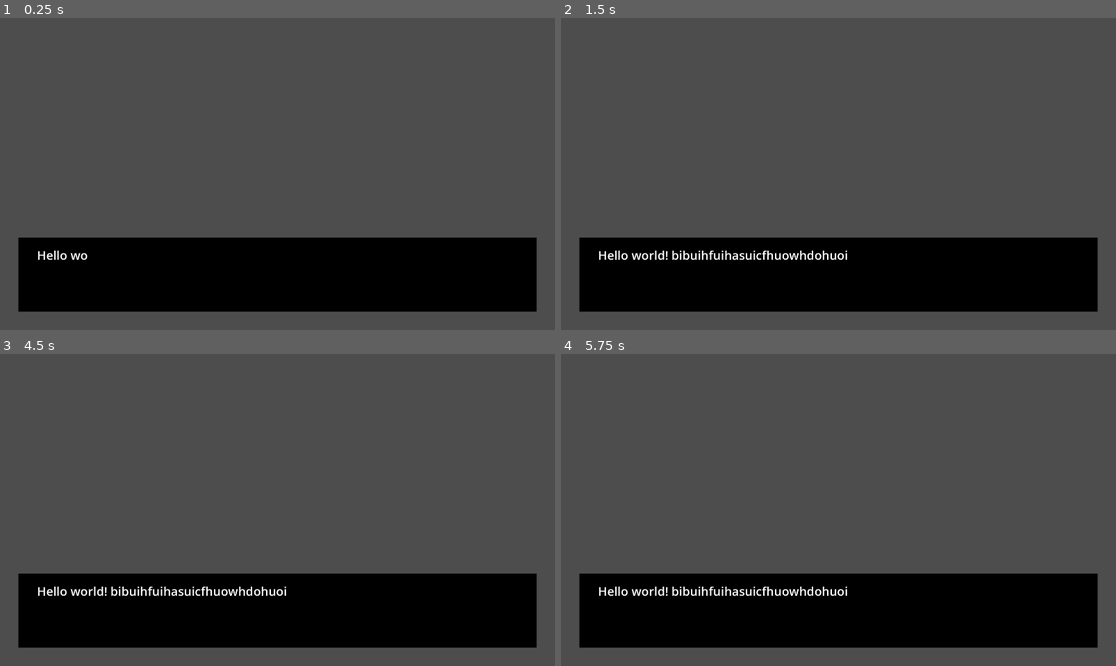
Above: before the commit, frames 1-4 (two rows, left to right).
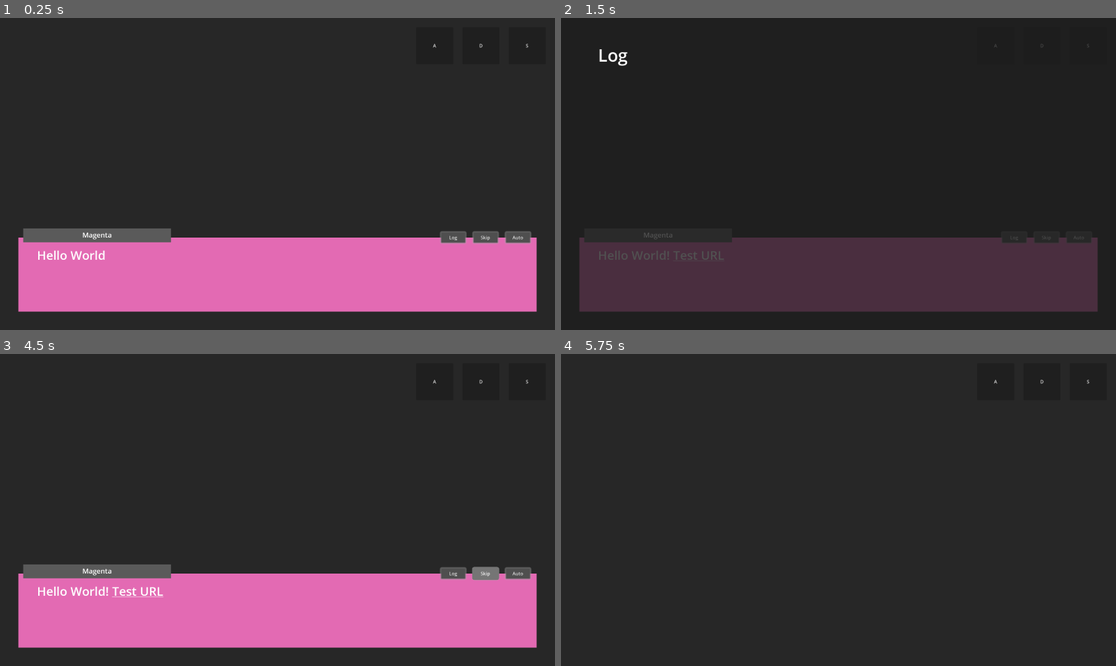
Above: after the commit, the same moments.

Repository: SaturdayMilkshake/pesticide-game
Game: Godot game, scene res://scenes/stage/stage.tscn
Same seed, same stepped clock (60 frames per second), same inputs: the game is played once before the commit and once after it. This scene is started directly instead of the project's main scene.
Inputs (mouse positions are in pixels of both pictures, inside the frame that each line leads up to):
- Up to frame 1 (0.25 s): no input
- Up to frame 2 (1.5 s): click (1016, 236) at 0.5 s, where only the run after the commit has a clickable "Log"; click (1077, 236) at 1.25 s, where only the run after the commit has a clickable "Auto"
- Up to frame 3 (4.5 s): click (432, 382) at 2 s, where only the run after the commit has a clickable "A"; click (482, 382) at 2.75 s, where only the run after the commit has a clickable "D"; click (527, 382) at 3.5 s, where only the run after the commit has a clickable "S"; click (488, 572) at 4.25 s, where only the run after the commit has a clickable "Skip"
- Up to frame 4 (5.75 s): click (1049, 572) at 5 s, where only the run after the commit has a clickable "Skip"

The runs differ from the first frame. In frame 1, 99% of the frame differs, in the area x 0-100%, y 0-100%; in frame 2, 100%; in frame 3, 99%; in frame 4, 100%.

Commit message:
add basic managers for dialogue

Diff:
--- a/project.godot
+++ b/project.godot
@@ -12,10 +12,15 @@
 
 config/name="Pesticide Game"
 config/version="0.1.0"
-run/main_scene="res://scenes/title_screen/title_screen.tscn"
+run/main_scene="uid://h3b2wv4b5mqh"
 config/use_custom_user_dir=true
 config/features=PackedStringArray("4.4", "GL Compatibility")
 config/icon="res://icon.svg"
+
+[autoload]
+
+DataHandler="*res://scripts/data_handler.gd"
+SignalHandler="*res://scripts/signal_handler.gd"
 
 [display]
 
--- /dev/null
+++ b/scenes/managers/dialogue_file_manager/dialogue_file_manager.gd
@@ -0,0 +1,4 @@
+extends Node
+
+func _ready() -> void:
+	pass
--- /dev/null
+++ b/scenes/managers/dialogue_file_manager/dialogue_file_manager.tscn
@@ -0,0 +1,6 @@
+[gd_scene load_steps=2 format=3 uid="uid://b6fy1ne8ob27p"]
+
+[ext_resource type="Script" uid="uid://dewaxmb413w17" path="res://scenes/managers/dialogue_file_manager/dialogue_file_manager.gd" id="1_3mqcr"]
+
+[node name="DialogueFileManager" type="Node"]
+script = ExtResource("1_3mqcr")
--- a/scenes/managers/dialogue_manager/dialogue_manager.gd
+++ b/scenes/managers/dialogue_manager/dialogue_manager.gd
@@ -3,10 +3,25 @@
 ##Controls how many characters are displayed per second.
 @export var chars_per_second: int = 30
 
-@onready var text_label: Node = $TextLabel
+@onready var text_label: Node = $DialogueBox/TextLabel
+@onready var character_label: Node = $DialogueBox/CharacterLabel
 
-var dialogue: Array[String] = ["Hello world! bibuihfuihasuicfhuowhdohuoi", "This dialogue system is working now! Neat!", "Goodbye!"]
+@onready var timer: Node = $DialogueBox/Timer
+@onready var animation_player: Node = $AnimationPlayer
+
+var example_dialogue: Dictionary = {
+	"character": "Magenta",
+	"dialogue": "Hello!",
+}
+
+var word_definitions: Dictionary = {
+	"Test URL": "A basic example of a description.",
+}
+
+var dialogue: Array[Dictionary] = [{"character": "Magenta", "dialogue": "Hello World! [url]Test URL[/url]"}, {"character": "Magenta", "dialogue": "This dialogue system is working now! Neat!"}, {"character": "Blue", "dialogue": "Goodbye!"}]
 var current_dialogue_index: int = 0
+
+var auto_mode_active: bool = false
 
 enum TextBoxState {
 	READY,
@@ -18,6 +33,8 @@
 
 var text_box_state: int = TextBoxState.READING
 
+signal log_showing_requested
+
 func _ready() -> void:
 	initiate_dialogue(dialogue)
 	advance_dialogue()
@@ -26,38 +43,75 @@
 	if Input.is_action_just_pressed("ui_accept"):
 		match text_box_state:
 			TextBoxState.READY:
-				text_box_state = TextBoxState.READING
 				advance_dialogue()
 			TextBoxState.READING:
 				skip_playing_dialogue()
-				if current_dialogue_index >= dialogue.size():
-					text_box_state = TextBoxState.FINISHED
-				else:
-					text_box_state = TextBoxState.READY
 			TextBoxState.FINISHED:
-				pass
+				animation_player.play("HideDialogue")
 
-func initiate_dialogue(dialogue: Array[String]) -> void:
+func initiate_dialogue(_dialogue: Array[Dictionary]) -> void:
 	current_dialogue_index = 0
 
 func advance_dialogue() -> void:
-	text_label.visible_characters = 0
+	if current_dialogue_index >= dialogue.size():
+		print_debug("Cannot advance dialogue, index exceeded size!")
+	else:
+		text_box_state = TextBoxState.READING
+		text_label.visible_characters = 0
 
-	text_label.text = dialogue[current_dialogue_index]
+		character_label.text = dialogue[current_dialogue_index]["character"]
+		text_label.text = dialogue[current_dialogue_index]["dialogue"]
 
-	dialogue_tween.kill()
-	dialogue_tween = create_tween()
-	dialogue_tween.connect("finished", dialogue_tween_finished)
-	dialogue_tween.tween_property(text_label, "visible_characters", dialogue[current_dialogue_index].length(), (1.0 / chars_per_second) * (text_label.get_total_character_count()))
-	dialogue_tween.tween_callback(func() -> void: text_box_state = TextBoxState.READY)
-	current_dialogue_index += 1
+		dialogue_tween.kill()
+		dialogue_tween = create_tween()
+		dialogue_tween.connect("finished", dialogue_tween_finished)
+		dialogue_tween.tween_property(text_label, "visible_characters", dialogue[current_dialogue_index]["dialogue"].length(), (1.0 / chars_per_second) * (text_label.get_total_character_count()))
+		dialogue_tween.tween_callback(func() -> void: text_box_state = TextBoxState.READY)
+		current_dialogue_index += 1
 
 func skip_playing_dialogue() -> void:
 	dialogue_tween.kill()
 	text_label.visible_ratio = 1.0
+	if current_dialogue_index >= dialogue.size():
+		text_box_state = TextBoxState.FINISHED
+	else:
+		text_box_state = TextBoxState.READY
 
 func dialogue_tween_finished() -> void:
 	if current_dialogue_index >= dialogue.size():
 		text_box_state = TextBoxState.FINISHED
 	else:
 		text_box_state = TextBoxState.READY
+		if auto_mode_active:
+			timer.start()
+
+func activate_auto_mode() -> void:
+	pass
+
+func _on_auto_pressed() -> void:
+	if !auto_mode_active:
+		auto_mode_active = true
+		match text_box_state:
+			TextBoxState.READY:
+				advance_dialogue()
+			TextBoxState.READING:
+				skip_playing_dialogue()
+				timer.start()
+	else:
+		auto_mode_active = false
+
+func _on_skip_pressed() -> void:
+	text_box_state = TextBoxState.FINISHED
+	animation_player.play("HideDialogue")
+
+func _on_log_pressed() -> void:
+	emit_signal("log_showing_requested")
+
+func _on_timer_timeout() -> void:
+	advance_dialogue()
+
+func _on_text_label_meta_clicked(meta: Variant) -> void:
+	if word_definitions.has(meta):
+		print(word_definitions[meta])
+	else:
+		print("No definition set.")
--- a/scenes/managers/dialogue_manager/dialogue_manager.tscn
+++ b/scenes/managers/dialogue_manager/dialogue_manager.tscn
@@ -1,6 +1,69 @@
-[gd_scene load_steps=2 format=3 uid="uid://bkg48ip2pojym"]
+[gd_scene load_steps=6 format=3 uid="uid://bkg48ip2pojym"]
 
 [ext_resource type="Script" uid="uid://btys7rq8kgkh2" path="res://scenes/managers/dialogue_manager/dialogue_manager.gd" id="1_g3jrk"]
+[ext_resource type="Theme" uid="uid://cfe5ygomt3n1n" path="res://styles/default_theme.tres" id="2_56vqo"]
+
+[sub_resource type="Animation" id="Animation_56vqo"]
+resource_name = "HideDialogue"
+length = 0.3
+step = 0.05
+tracks/0/type = "value"
+tracks/0/imported = false
+tracks/0/enabled = true
+tracks/0/path = NodePath("DialogueBox:position")
+tracks/0/interp = 1
+tracks/0/loop_wrap = true
+tracks/0/keys = {
+"times": PackedFloat32Array(0, 0.3),
+"transitions": PackedFloat32Array(1, 3.24901),
+"update": 0,
+"values": [Vector2(0, 0), Vector2(0, 128)]
+}
+tracks/1/type = "value"
+tracks/1/imported = false
+tracks/1/enabled = true
+tracks/1/path = NodePath("DialogueBox:modulate")
+tracks/1/interp = 1
+tracks/1/loop_wrap = true
+tracks/1/keys = {
+"times": PackedFloat32Array(0, 0.3),
+"transitions": PackedFloat32Array(1, 1),
+"update": 0,
+"values": [Color(1, 1, 1, 1), Color(1, 1, 1, 0)]
+}
+
+[sub_resource type="Animation" id="Animation_gv2nn"]
+length = 0.001
+tracks/0/type = "value"
+tracks/0/imported = false
+tracks/0/enabled = true
+tracks/0/path = NodePath("DialogueBox:position")
+tracks/0/interp = 1
+tracks/0/loop_wrap = true
+tracks/0/keys = {
+"times": PackedFloat32Array(0),
+"transitions": PackedFloat32Array(1),
+"update": 0,
+"values": [Vector2(0, 0)]
+}
+tracks/1/type = "value"
+tracks/1/imported = false
+tracks/1/enabled = true
+tracks/1/path = NodePath("DialogueBox:modulate")
+tracks/1/interp = 1
+tracks/1/loop_wrap = true
+tracks/1/keys = {
+"times": PackedFloat32Array(0),
+"transitions": PackedFloat32Array(1),
+"update": 0,
+"values": [Color(1, 1, 1, 1)]
+}
+
+[sub_resource type="AnimationLibrary" id="AnimationLibrary_gv2nn"]
+_data = {
+&"HideDialogue": SubResource("Animation_56vqo"),
+&"RESET": SubResource("Animation_gv2nn")
+}
 
 [node name="DialogueManager" type="Control"]
 layout_mode = 3
@@ -10,18 +73,84 @@
 offset_bottom = 7.59999
 grow_horizontal = 2
 grow_vertical = 2
+theme = ExtResource("2_56vqo")
 script = ExtResource("1_g3jrk")
 
-[node name="TextBoxBackground" type="ColorRect" parent="."]
+[node name="AnimationPlayer" type="AnimationPlayer" parent="."]
+libraries = {
+&"": SubResource("AnimationLibrary_gv2nn")
+}
+
+[node name="DialogueBox" type="Control" parent="."]
+anchors_preset = 0
+offset_right = 1792.0
+offset_bottom = 256.0
+
+[node name="TextBoxBackground" type="ColorRect" parent="DialogueBox"]
 layout_mode = 0
 offset_right = 1792.0
 offset_bottom = 256.0
-color = Color(0, 0, 0, 1)
+color = Color(0.88815, 0.417115, 0.701572, 1)
 
-[node name="TextLabel" type="Label" parent="."]
+[node name="TextLabel" type="RichTextLabel" parent="DialogueBox"]
 layout_mode = 0
 offset_left = 64.0
 offset_top = 32.0
 offset_right = 1728.0
 offset_bottom = 224.0
-theme_override_font_sizes/font_size = 42
+theme_override_font_sizes/normal_font_size = 42
+bbcode_enabled = true
+
+[node name="Log" type="Button" parent="DialogueBox"]
+layout_mode = 0
+offset_left = 1456.0
+offset_top = -24.0
+offset_right = 1552.0
+offset_bottom = 24.0
+focus_mode = 0
+text = "Log"
+
+[node name="Skip" type="Button" parent="DialogueBox"]
+layout_mode = 0
+offset_left = 1568.0
+offset_top = -24.0
+offset_right = 1664.0
+offset_bottom = 24.0
+focus_mode = 0
+text = "Skip"
+
+[node name="Auto" type="Button" parent="DialogueBox"]
+layout_mode = 0
+offset_left = 1680.0
+offset_top = -24.0
+offset_right = 1776.0
+offset_bottom = 24.0
+focus_mode = 0
+text = "Auto"
+
+[node name="CharacterLabelBackground" type="ColorRect" parent="DialogueBox"]
+layout_mode = 0
+offset_left = 16.0
+offset_top = -32.0
+offset_right = 528.0
+offset_bottom = 16.0
+color = Color(0.353063, 0.353063, 0.353063, 1)
+
+[node name="CharacterLabel" type="Label" parent="DialogueBox"]
+layout_mode = 0
+offset_left = 32.0
+offset_top = -26.0
+offset_right = 512.0
+offset_bottom = 8.0
+theme_override_font_sizes/font_size = 24
+horizontal_alignment = 1
+vertical_alignment = 1
+
+[node name="Timer" type="Timer" parent="DialogueBox"]
+one_shot = true
+
+[connection signal="meta_clicked" from="DialogueBox/TextLabel" to="." method="_on_text_label_meta_clicked"]
+[connection signal="pressed" from="DialogueBox/Log" to="." method="_on_log_pressed"]
+[connection signal="pressed" from="DialogueBox/Skip" to="." method="_on_skip_pressed"]
+[connection signal="pressed" from="DialogueBox/Auto" to="." method="_on_auto_pressed"]
+[connection signal="timeout" from="DialogueBox/Timer" to="." method="_on_timer_timeout"]
--- /dev/null
+++ b/scenes/managers/game_manager/game_manager.gd
@@ -0,0 +1,8 @@
+extends Node
+
+@onready var dialogue_file_manager: Node = $DialogueFileManager
+@onready var dialogue_manager: Node = $DialogueManager
+@onready var log_manager: Node = $LogManager
+
+func _on_dialogue_manager_log_showing_requested() -> void:
+	log_manager.show_log()
--- /dev/null
+++ b/scenes/managers/game_manager/game_manager.tscn
@@ -0,0 +1,51 @@
+[gd_scene load_steps=5 format=3 uid="uid://b6l0abp45x6su"]
+
+[ext_resource type="Script" uid="uid://u4d6t5gv2n7g" path="res://scenes/managers/game_manager/game_manager.gd" id="1_imdmq"]
+[ext_resource type="PackedScene" uid="uid://c7ykebmwpg4o6" path="res://scenes/managers/log_manager/log_manager.tscn" id="1_kiihf"]
+[ext_resource type="PackedScene" uid="uid://b6fy1ne8ob27p" path="res://scenes/managers/dialogue_file_manager/dialogue_file_manager.tscn" id="2_6fqxo"]
+[ext_resource type="PackedScene" uid="uid://bkg48ip2pojym" path="res://scenes/managers/dialogue_manager/dialogue_manager.tscn" id="2_imdmq"]
+
+[node name="GameManager" type="Node"]
+script = ExtResource("1_imdmq")
+
+[node name="DialogueFileManager" parent="." instance=ExtResource("2_6fqxo")]
+
+[node name="Background" type="ColorRect" parent="."]
+offset_right = 1920.0
+offset_bottom = 1080.0
+color = Color(0.154876, 0.154876, 0.154876, 1)
+
+[node name="DialogueManager" parent="." instance=ExtResource("2_imdmq")]
+offset_left = 64.0
+offset_top = 760.0
+offset_right = 72.3199
+offset_bottom = 767.6
+
+[node name="AchievementsButton" type="Button" parent="."]
+offset_left = 1440.0
+offset_top = 32.0
+offset_right = 1568.0
+offset_bottom = 160.0
+focus_mode = 0
+text = "A"
+
+[node name="DictionaryButton" type="Button" parent="."]
+offset_left = 1600.0
+offset_top = 32.0
+offset_right = 1728.0
+offset_bottom = 160.0
+focus_mode = 0
+text = "D"
+
+[node name="SettingsButton" type="Button" parent="."]
+offset_left = 1760.0
+offset_top = 32.0
+offset_right = 1888.0
+offset_bottom = 160.0
+focus_mode = 0
+text = "S"
+
+[node name="LogManager" parent="." instance=ExtResource("1_kiihf")]
+visible = false
+
+[connection signal="log_showing_requested" from="DialogueManager" to="." method="_on_dialogue_manager_log_showing_requested"]
--- /dev/null
+++ b/scenes/managers/log_manager/log_manager.gd
@@ -0,0 +1,14 @@
+extends Control
+
+func _ready() -> void:
+	self.visible = false
+
+func show_log() -> void:
+	self.visible = true
+
+func hide_log() -> void:
+	self.visible = false
+
+func _on_gui_input(event: InputEvent) -> void:
+	if event is InputEventMouseButton && event.button_index == 1:
+		hide_log()
--- /dev/null
+++ b/scenes/managers/log_manager/log_manager.tscn
@@ -0,0 +1,35 @@
+[gd_scene load_steps=2 format=3 uid="uid://c7ykebmwpg4o6"]
+
+[ext_resource type="Script" uid="uid://3axtgfdac5nk" path="res://scenes/managers/log_manager/log_manager.gd" id="1_guclr"]
+
+[node name="LogManager" type="Control"]
+layout_mode = 3
+anchors_preset = 0
+offset_right = 1920.0
+offset_bottom = 1080.0
+script = ExtResource("1_guclr")
+
+[node name="Background" type="ColorRect" parent="."]
+layout_mode = 0
+offset_right = 1920.0
+offset_bottom = 1080.0
+color = Color(0.109804, 0.109804, 0.109804, 0.768627)
+
+[node name="Log" type="Label" parent="."]
+layout_mode = 0
+offset_left = 128.0
+offset_top = 64.0
+offset_right = 512.0
+offset_bottom = 192.0
+theme_override_font_sizes/font_size = 60
+text = "Log"
+vertical_alignment = 1
+
+[node name="ScrollContainer" type="ScrollContainer" parent="."]
+layout_mode = 0
+offset_left = 128.0
+offset_top = 192.0
+offset_right = 1792.0
+offset_bottom = 1016.0
+
+[connection signal="gui_input" from="." to="." method="_on_gui_input"]
--- /dev/null
+++ b/scenes/managers/scene_manager/scene_manager.gd
@@ -0,0 +1,22 @@
+extends Node2D
+
+var root_scene: Node = null
+
+@onready var animation_player: Node = $AnimationPlayer
+
+func ready() -> void:
+	SignalHandler.connect("scene_manager_change_scene", Callable(self, "change_scene"))
+	initialize_scene_manager()
+
+func initialize_scene_manager() -> void:
+	change_scene("res://scenes/title_screen/title_screen.tscn")
+
+func change_scene(path: String) -> void:
+	if FileAccess.file_exists(path):
+		if root_scene:
+			root_scene.queue_free()
+		var new_scene: Node = load(path).instantiate()
+		add_child(new_scene)
+		root_scene = new_scene
+	else:
+		print_debug("Cannot change scene, as %s does not exist." % path)
--- /dev/null
+++ b/scenes/managers/scene_manager/scene_manager.tscn
@@ -0,0 +1,8 @@
+[gd_scene load_steps=2 format=3 uid="uid://h3b2wv4b5mqh"]
+
+[ext_resource type="Script" uid="uid://cdq5w0m1x3ytu" path="res://scenes/managers/scene_manager/scene_manager.gd" id="1_570er"]
+
+[node name="SceneManager" type="Node2D"]
+script = ExtResource("1_570er")
+
+[node name="AnimationPlayer" type="AnimationPlayer" parent="."]
--- /dev/null
+++ b/scenes/splash_screen/splash_screen.tscn
@@ -0,0 +1,3 @@
+[gd_scene format=3 uid="uid://bn0f4fjhgqk1j"]
+
+[node name="SplashScreen" type="Node2D"]
--- a/scenes/stage/stage.tscn
+++ b/scenes/stage/stage.tscn
@@ -1,13 +1,9 @@
 [gd_scene load_steps=3 format=3 uid="uid://bv6o43ep8giuk"]
 
 [ext_resource type="Script" uid="uid://hr4eaui4ww4u" path="res://scenes/stage/stage.gd" id="1_ecxui"]
-[ext_resource type="PackedScene" uid="uid://bkg48ip2pojym" path="res://scenes/managers/dialogue_manager/dialogue_manager.tscn" id="2_erodg"]
+[ext_resource type="PackedScene" uid="uid://b6l0abp45x6su" path="res://scenes/managers/game_manager/game_manager.tscn" id="2_erodg"]
 
 [node name="Stage" type="Node2D"]
 script = ExtResource("1_ecxui")
 
-[node name="DialogueManager" parent="." instance=ExtResource("2_erodg")]
-offset_left = 64.0
-offset_top = 760.0
-offset_right = 1856.0
-offset_bottom = 1016.0
+[node name="GameManager" parent="." instance=ExtResource("2_erodg")]
--- /dev/null
+++ b/scripts/data_handler.gd
@@ -0,0 +1,20 @@
+extends Node
+
+var game_data: Dictionary = {}
+
+var game_settings: Dictionary = {}
+
+func _ready() -> void:
+	pass
+
+func load_data() -> void:
+	pass
+
+func load_settings() -> void:
+	pass
+
+func save_data() -> void:
+	pass
+
+func save_settings() -> void:
+	pass
--- /dev/null
+++ b/scripts/signal_handler.gd
@@ -0,0 +1,5 @@
+extends Node
+
+# Scene Manager
+@warning_ignore("unused_signal")
+signal scene_manager_change_scene(path: String)
--- /dev/null
+++ b/styles/default_theme.tres
@@ -0,0 +1,31 @@
+[gd_resource type="Theme" load_steps=3 format=3 uid="uid://cfe5ygomt3n1n"]
+
+[sub_resource type="StyleBoxFlat" id="StyleBoxFlat_51cmb"]
+bg_color = Color(0.459959, 0.459959, 0.459958, 1)
+border_width_left = 2
+border_width_top = 2
+border_width_right = 2
+border_width_bottom = 2
+border_color = Color(0.8, 0.8, 0.8, 0)
+border_blend = true
+corner_radius_top_left = 8
+corner_radius_top_right = 8
+corner_radius_bottom_right = 8
+corner_radius_bottom_left = 8
+
+[sub_resource type="StyleBoxFlat" id="StyleBoxFlat_obmgs"]
+bg_color = Color(0.3084, 0.3084, 0.3084, 1)
+border_width_left = 8
+border_width_top = 8
+border_width_right = 8
+border_width_bottom = 8
+border_color = Color(0.8, 0.8, 0.8, 0)
+border_blend = true
+corner_radius_top_left = 8
+corner_radius_top_right = 8
+corner_radius_bottom_right = 8
+corner_radius_bottom_left = 8
+
+[resource]
+Button/styles/hover = SubResource("StyleBoxFlat_51cmb")
+Button/styles/normal = SubResource("StyleBoxFlat_obmgs")
Not shown, added: scenes/managers/dialogue_file_manager/dialogue_file_manager.gd.uid
Not shown, added: scenes/managers/game_manager/game_manager.gd.uid
Not shown, added: scenes/managers/log_manager/log_manager.gd.uid
Not shown, added: scenes/managers/scene_manager/scene_manager.gd.uid
Not shown, added: scripts/data_handler.gd.uid
Not shown, added: scripts/signal_handler.gd.uid
